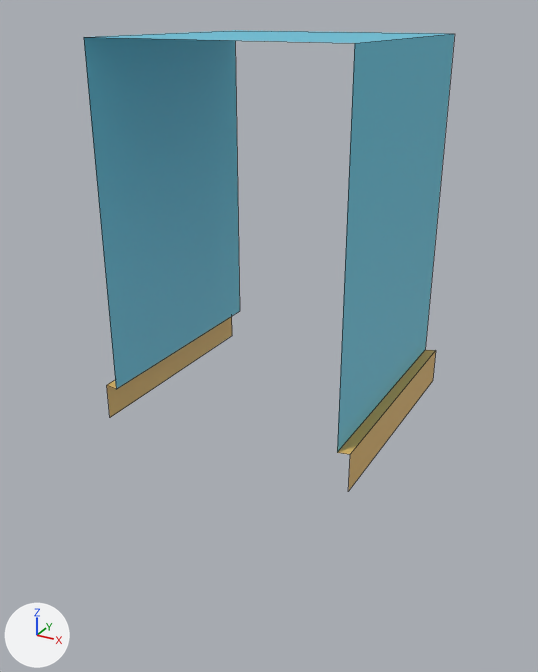
Renders of the FBX model Assets/Models/SmallTH_Bottom_Middle.fbx from each side of a commit.
Both versions are drawn from a 50 mm camera at (2.76, -5.21, 3.18) aimed at (-0.05, -0.1, 0.62). The axes (+X, +Y, +Z) are drawn at lower left. The lights are the same throughout. Mesh edges are drawn as thin lines. Where no turn or scale is listed for an object, it has been applied to the vertices.

In view in the first picture: 'SmallTH_Bottom_Middle'.
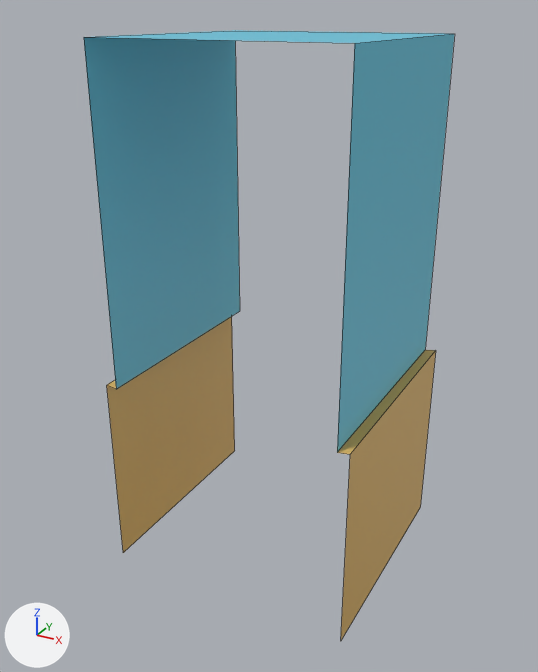
Edits to the bpy script that builds the scene:
```text
Change me_cube_018:
    where me_cube_018.from_pydata(...)  # 16 vertices, 7 faces; spans x -1.1..1.1, y -1.0..1.0, z -0.01..3.0
    used by ob_smallth_bottom_middle; location = (0.0, 0.0, 0.0)
    me_cube_018 part 1
    me_cube_018.vertices[8].co: (-1.1, 1.0, -0.01) -> (-1.1, 1.0, -1.45)  # pixel (232, 335) -> pixel (234, 450)
    me_cube_018.vertices[9].co: (-1.1, -1.0, -0.01) -> (-1.1, -1.0, -1.45)  # pixel (109, 417) -> pixel (123, 552)
    me_cube_018 part 2
    me_cube_018.vertices[12].co: (1.1, 1.0, -0.01) -> (1.1, 1.0, -1.45)  # pixel (432, 380) -> pixel (420, 507)
    me_cube_018.vertices[13].co: (1.1, -1.0, -0.01) -> (1.1, -1.0, -1.45)  # pixel (348, 491) -> pixel (340, 641)
```

Changed parts and their boxes [x1, y1, x2, y2] in the pictures (538 x 672 px; the box of a moved part takes in the faces that stretch with it):
'SmallTH_Bottom_Middle', reshaped (32% taller): before [84, 30, 454, 491]; after [84, 30, 454, 640]
part 1 of me_cube_018, moved or reshaped: before [107, 316, 232, 418]; after [107, 316, 235, 553]
part 2 of me_cube_018, moved or reshaped: before [348, 351, 436, 491]; after [341, 351, 436, 640]
